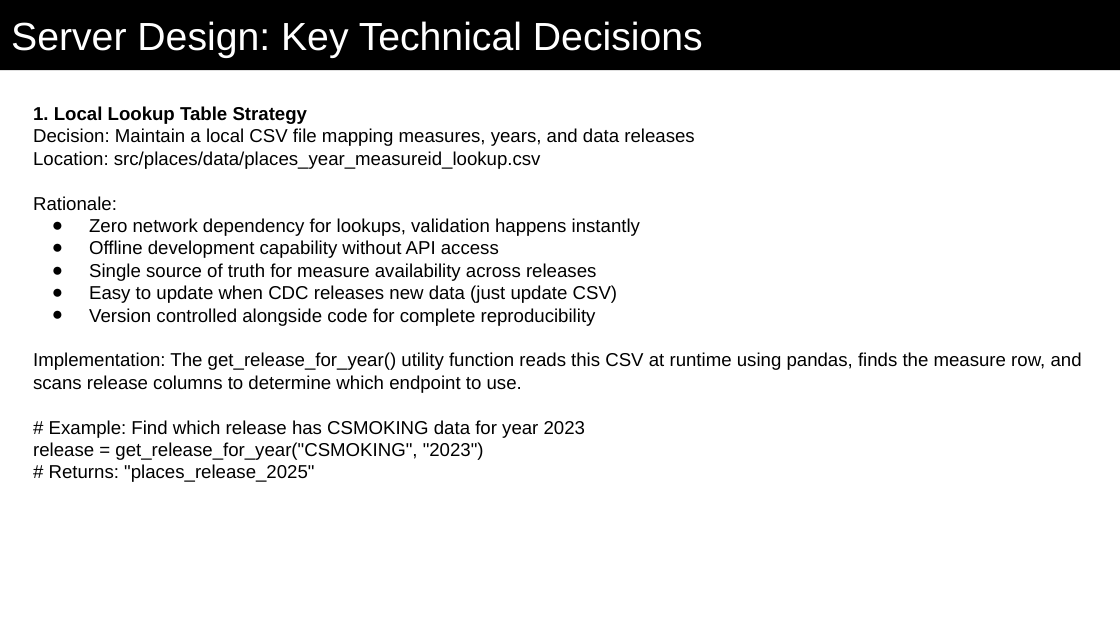
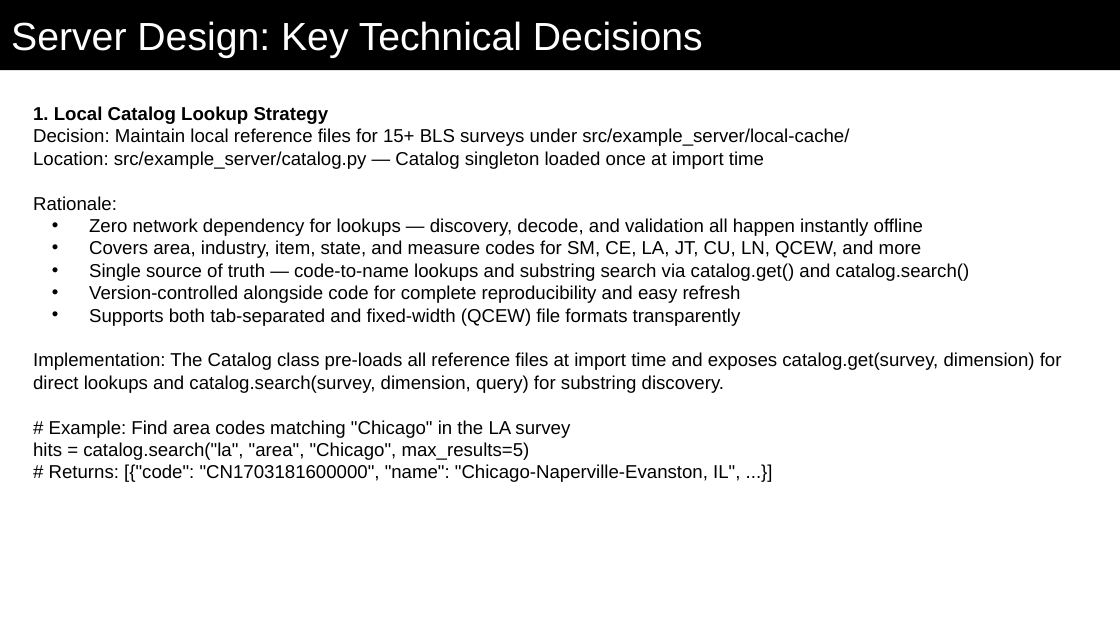
Before and after one commit to gsa-mcp-hackathon/BLS_DS_MCP_SERVER, a slide deck: slide 5 of submission_documentation/mcp_hackathon_bls_public_data.pptx. Drawn at 1120x630 pixels with LibreOffice and Linux fonts; fonts in the diff are those of the drawing. Boxes give left, top, right and bottom in pixels: in the first picture for what was removed or moved away, otherwise in the second. Text is boxed around its words. In the diff, an @@ line names an element or a change of style, - is before the commit and + after.

```diff
--- a/submission_documentation/mcp_hackathon_bls_public_data.pptx
+++ b/submission_documentation/mcp_hackathon_bls_public_data.pptx
@@ text at [33, 106, 849, 169]: text changed @@
-1. Local Lookup Table Strategy
-Decision: Maintain a local CSV file mapping measures, years, and data releases
-Location: src/places/data/places_year_measureid_lookup.csv
+1. Local Catalog Lookup Strategy
+Decision: Maintain local reference files for 15+ BLS surveys under src/example_server/local-cache/
+Location: src/example_server/catalog.py — Catalog singleton loaded once at import time
@@ text at [33, 218, 1062, 482]: text changed @@
-● Zero network dependency for lookups, validation happens instantly
-● Offline development capability without API access
-● Single source of truth for measure availability across releases
-● Easy to update when CDC releases new data (just update CSV)
-● Version controlled alongside code for complete reproducibility
-Implementation: The get_release_for_year() utility function reads this CSV at runtime using pandas, finds the measure row, and scans release columns to determine which endpoint to use.
-# Example: Find which release has CSMOKING data for year 2023
-release = get_release_for_year("CSMOKING", "2023")
-# Returns: "places_release_2025"
+• Zero network dependency for lookups — discovery, decode, and validation all happen instantly offline
+• Covers area, industry, item, state, and measure codes for SM, CE, LA, JT, CU, LN, QCEW, and more
+• Single source of truth — code-to-name lookups and substring search via catalog.get() and catalog.search()
+• Version-controlled alongside code for complete reproducibility and easy refresh
+• Supports both tab-separated and fixed-width (QCEW) file formats transparently
+Implementation: The Catalog class pre-loads all reference files at import time and exposes catalog.get(survey, dimension) for direct lookups and catalog.search(survey, dimension, query) for substring discovery.
+# Example: Find area codes matching "Chicago" in the LA survey
+hits = catalog.search("la", "area", "Chicago", max_results=5)
+# Returns: [{"code": "CN1703181600000", "name": "Chicago-Naperville-Evanston, IL", ...}]
```
Also in this commit, not shown: 9 other slides changed.
